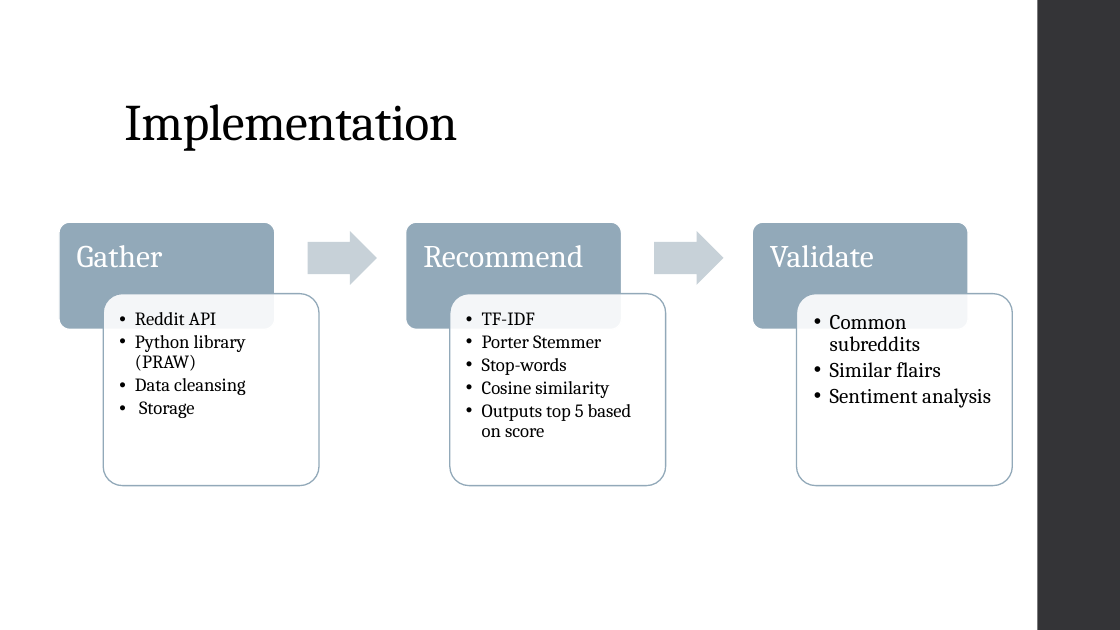
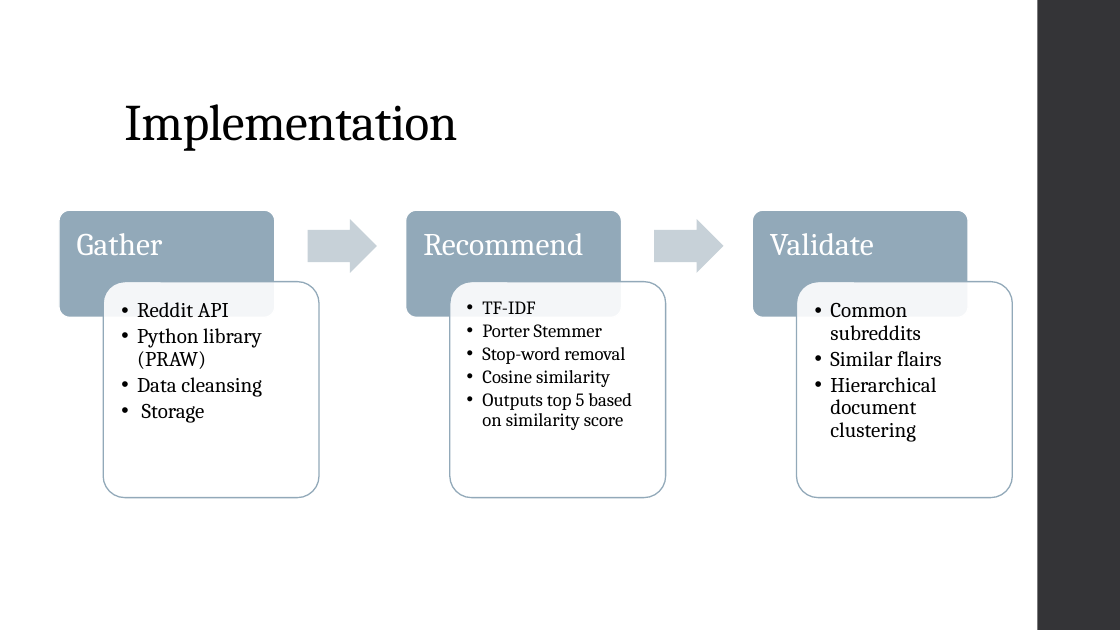
Before and after one commit to iamjz/Network-Recommendation-Engine, a slide deck: slide 6 of NetworkRecommendationEngine_Capstone_LZHAO.pptx (slide 8 before the commit). Drawn at 1120x630 pixels with LibreOffice and Linux fonts; fonts in the diff are those of the drawing. Boxes give left, top, right and bottom in pixels: in the first picture for what was removed or moved away, otherwise in the second. Text is boxed around its words. In the diff, an @@ line names an element or a change of style, - is before the commit and + after.

Commit message:
reddit

```diff
--- a/NetworkRecommendationEngine_Capstone_LZHAO.pptx
+++ b/NetworkRecommendationEngine_Capstone_LZHAO.pptx
@@ right arrow: place and size @@
-right arrow at bbox=[308, 231, 377, 285]
+right arrow at bbox=[308, 219, 377, 273]
@@ right arrow: place and size @@
-right arrow at bbox=[655, 231, 724, 285]
+right arrow at bbox=[655, 219, 724, 273]
@@ 3 texts, 3 rounded rectangles: place and size @@
-3 texts, 3 rounded rectangles at bbox=[59, 223, 969, 330]
+3 texts, 3 rounded rectangles at bbox=[59, 210, 969, 318]
@@ rounded rectangle: place and size @@
-rounded rectangle at bbox=[103, 294, 319, 486]
+rounded rectangle at bbox=[103, 281, 319, 497]
@@ text "Reddit API": place and size @@
-text "Reddit API" at bbox=[135, 312, 246, 418]
+text "Reddit API" at bbox=[137, 302, 262, 423]
@@ text "Reddit API" at bbox=[137, 302, 262, 423]: size 16 to 18 pt @@
@@ rounded rectangle: place and size @@
-rounded rectangle at bbox=[450, 294, 666, 486]
+rounded rectangle at bbox=[450, 281, 666, 497]
@@ text "TF-IDF": place and size @@
-text "TF-IDF" at bbox=[482, 312, 632, 437]
+text "TF-IDF" at bbox=[482, 301, 632, 430]
@@ rounded rectangle: place and size @@
-rounded rectangle at bbox=[797, 294, 1012, 486]
+rounded rectangle at bbox=[797, 281, 1012, 497]
@@ text "Common subreddits": place and size @@
-text "Common subreddits" at bbox=[830, 314, 991, 408]
+text "Common subreddits" at bbox=[830, 302, 941, 442]
@@ text at bbox=[482, 347, 625, 364]: text changed @@
-  • Stop-words
+  • Stop-word removal
@@ text at bbox=[830, 377, 936, 442]: text changed @@
-  • Sentiment analysis
+  • Hierarchical document clustering
@@ text at bbox=[482, 393, 632, 430]: text changed @@
-  • Outputs top 5 based on score
+  • Outputs top 5 based on similarity score
```
Also in this commit, not shown: 3 other slides changed, 6 slides added.
